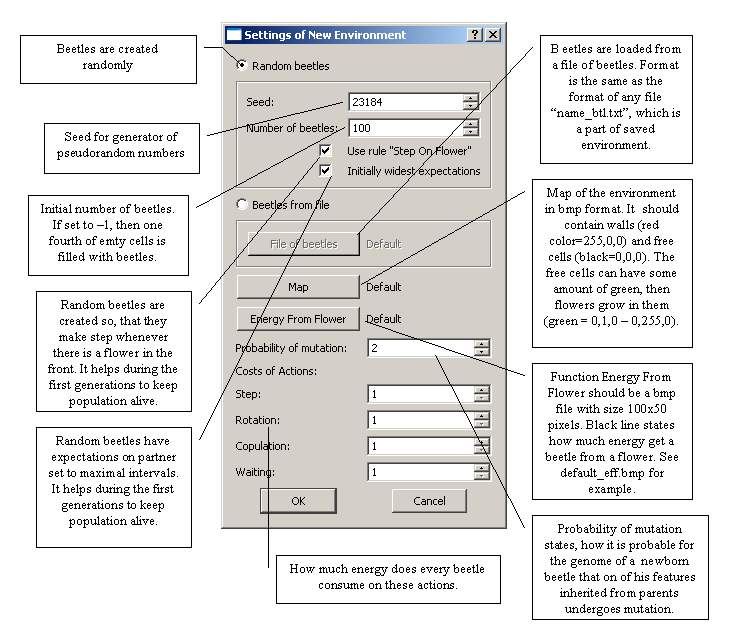
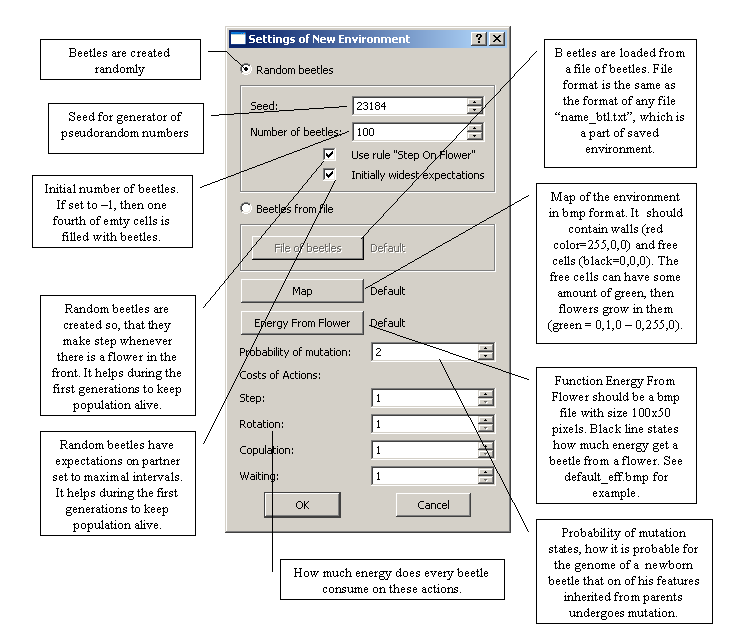
Layered file, before and after one edit (736×633). Changes by layer:
added layer "Vrstva 2" above "Vrstva 1" over [20, 22, 713, 624]
